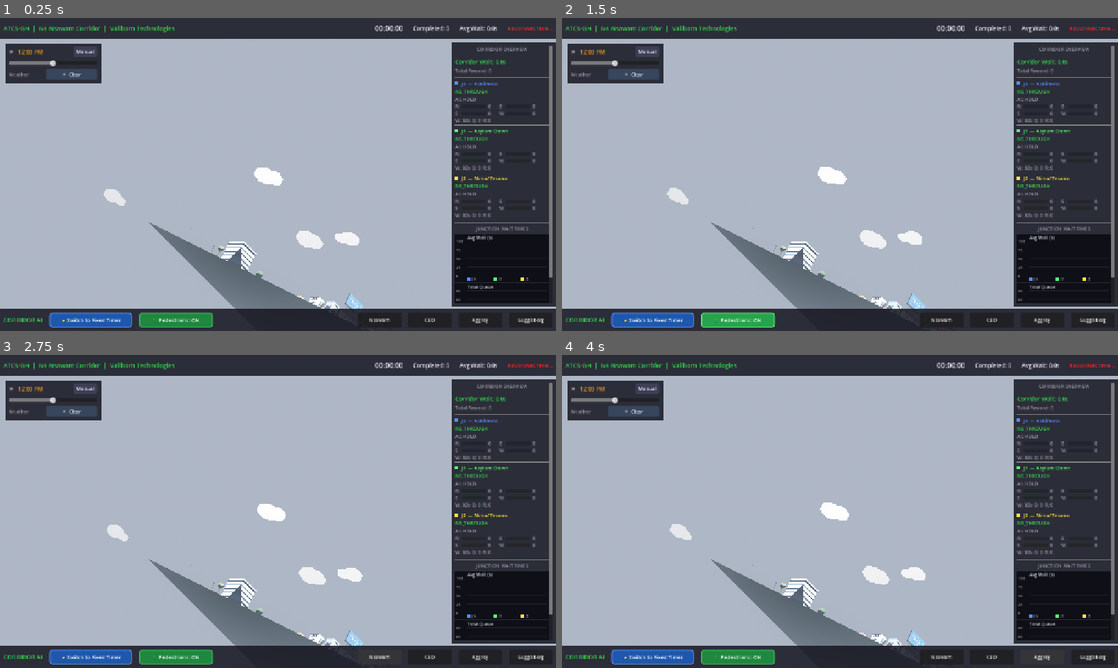
Above: before the commit, frames 1-4 (two rows, left to right).
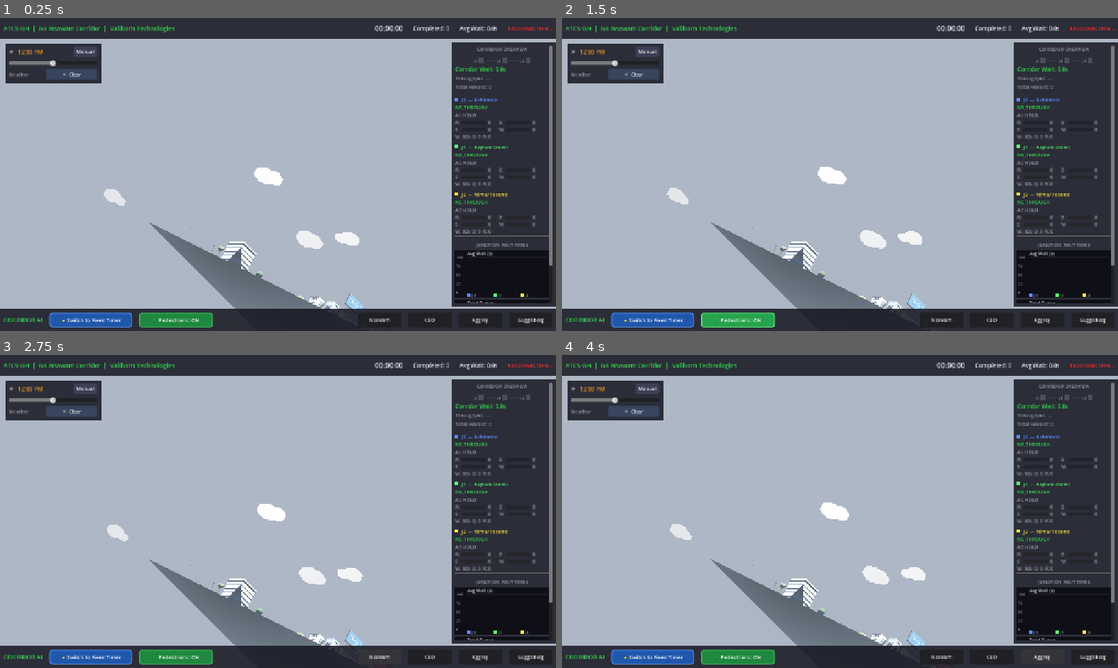
Above: after the commit, the same moments.

Repository: Bigbee-x/ATCS-GH
Game: Godot game, scene res://scenes/CorridorMain.tscn
The game is run twice, just before and just after one commit, with the same random seed, the same clock (stepped at 60 frames per second) and the same inputs. This scene is started directly instead of the project's main scene.
Inputs:
- Up to frame 1 (0.25 s): no input
- Up to frame 2 (1.5 s): click "🚶 Pedestrians: ON" at 0.5 s; click "🚶 Pedestrians: OFF" at 1.25 s
- Up to frame 3 (2.75 s): click "Nsawam" at 2 s
- Up to frame 4 (4 s): click "CBD" at 2.75 s; click "Aggrey" at 3.5 s

The runs differ from the first frame. In frame 1, 3.0% of the frame differs, in the area x 81-100%, y 12-92%; in frame 2, 3.0%; in frame 3, 3.0%; in frame 4, 3.0%.

Commit message:
Corridor overview: green-wave strip, vs-timer badge, phase timers, throughput
Three overview upgrades. (1) Green-wave strip: J0-J1-J2 dots live-colored by phase (green NS_THROUGH / teal NS_LEFT / orange EW / yellow transition), with link segments that glow green when adjacent junctions align their corridor greens -- the learned green wave made visible; dots carry phase+hold tooltips. (2) Live 'vs fixed timer' badge: the server resolves the running route to a scenario label + fixed-timer baseline from data/corridor_baselines.csv and stamps scenario/baseline_wait into every state packet; the UI shows 'Beating fixed timer by N%' (red SLOWER variant if ever behind) once the running average settles (2 sim-min), tooltip = scenario + baseline. corridor_visualizer_server.py gained --route (same convention as baseline/eval) so evening/off-peak can be visualized. (3) Per-junction phase lines now show hold time (NS_THROUGH . 23s, yellow during transitions) and the corridor stats include a rolling last-sim-minute veh/min throughput readout (restart-safe). Validated: py_compile + resolve_scenario unit-checked (morning/evening/offpeak/unknown), server boots with correct banner, UI parse-clean + headless scene load exit 0; verified visually in Godot.

Co-Authored-By: Claude Opus 4.8 <noreply@anthropic.com>

Diff:
--- a/visualizer/scripts/UI.gd
+++ b/visualizer/scripts/UI.gd
@@ -56,6 +56,11 @@
 var _junction_panels: Dictionary = {}       # { "J0": { lbl_phase, lbl_ai, lbl_stats, approach_bars, color }, ... }
 var _lbl_corridor_avg_wait: Label           # Corridor aggregate avg wait
 var _lbl_corridor_reward: Label             # Corridor aggregate reward
+var _lbl_vs_timer: Label                    # "vs fixed timer" performance badge
+var _lbl_throughput: Label                  # Corridor throughput (veh/min)
+var _wave_dots: Dictionary = {}             # { jid: ColorRect } — green-wave strip
+var _wave_links: Array = []                 # 2 ColorRects linking J0—J1—J2
+var _completed_history: Array = []          # [Vector2(sim_time, completed)] for veh/min
 var _right_panel_single: PanelContainer     # Reference to single-junction right panel
 
 # Bottom bar
@@ -317,10 +322,50 @@
 	vbox.add_child(header)
 	vbox.add_child(HSeparator.new())
 
+	# ── Green-wave strip: J0—J1—J2 dots live-colored by phase ────────────
+	# A link segment lights green when BOTH junctions it joins are running
+	# NS_THROUGH — the corridor "green wave" made visible.
+	var wave_center := CenterContainer.new()
+	vbox.add_child(wave_center)
+	var wave_row := HBoxContainer.new()
+	wave_row.add_theme_constant_override("separation", 4)
+	wave_center.add_child(wave_row)
+	for i in range(3):
+		var jid: String = ["J0", "J1", "J2"][i]
+		var tag := _make_label(jid, 9)
+		tag.add_theme_color_override("font_color", TEXT_DIM)
+		wave_row.add_child(tag)
+		var dot := ColorRect.new()
+		dot.custom_minimum_size = Vector2(12, 12)
+		dot.color = Color(0.3, 0.3, 0.35)
+		dot.size_flags_vertical = Control.SIZE_SHRINK_CENTER
+		dot.mouse_filter = Control.MOUSE_FILTER_PASS   # enable tooltips
+		wave_row.add_child(dot)
+		_wave_dots[jid] = dot
+		if i < 2:
+			var link := ColorRect.new()
+			link.custom_minimum_size = Vector2(22, 3)
+			link.color = Color(0.25, 0.25, 0.3)
+			link.size_flags_vertical = Control.SIZE_SHRINK_CENTER
+			wave_row.add_child(link)
+			_wave_links.append(link)
+
 	# ── Corridor aggregate stats ──────────────────────────────────────────
 	_lbl_corridor_avg_wait = _make_label("Corridor Wait: 0.0s", 13)
 	_lbl_corridor_avg_wait.add_theme_color_override("font_color", ACCENT_GREEN)
 	vbox.add_child(_lbl_corridor_avg_wait)
+
+	# "vs fixed timer" badge — the headline stat (hidden until the running
+	# average settles and the server has sent a baseline for the scenario)
+	_lbl_vs_timer = _make_label("", 12)
+	_lbl_vs_timer.add_theme_color_override("font_color", ACCENT_GREEN)
+	_lbl_vs_timer.mouse_filter = Control.MOUSE_FILTER_PASS
+	_lbl_vs_timer.visible = false
+	vbox.add_child(_lbl_vs_timer)
+
+	_lbl_throughput = _make_label("Throughput: —", 11)
+	_lbl_throughput.add_theme_color_override("font_color", TEXT_DIM)
+	vbox.add_child(_lbl_throughput)
 
 	_lbl_corridor_reward = _make_label("Total Reward: 0", 11)
 	_lbl_corridor_reward.add_theme_color_override("font_color", TEXT_DIM)
@@ -1036,6 +1081,40 @@
 	if _lbl_corridor_reward:
 		_lbl_corridor_reward.text = "Total Reward: %.0f" % corridor_total_reward
 
+	# ── "vs fixed timer" badge ────────────────────────────────────────────
+	# Compare the live corridor wait against the scenario's recorded
+	# fixed-timer baseline (sent by the server). Wait for the running average
+	# to settle (2 sim-minutes) so the badge doesn't open on a meaningless 100%.
+	var sim_time: float = float(data.get("sim_time", data.get("step", 0.0)))
+	var baseline_wait: float = float(data.get("baseline_wait", 0.0))
+	if _lbl_vs_timer:
+		if baseline_wait > 0.0 and sim_time >= 120.0:
+			var pct: float = (1.0 - corridor_avg_wait / baseline_wait) * 100.0
+			if pct >= 0.0:
+				_lbl_vs_timer.text = "Beating fixed timer by %d%%" % int(round(pct))
+				_lbl_vs_timer.add_theme_color_override("font_color", ACCENT_GREEN)
+			else:
+				_lbl_vs_timer.text = "%d%% SLOWER than fixed timer" % int(round(-pct))
+				_lbl_vs_timer.add_theme_color_override("font_color", ACCENT_RED)
+			_lbl_vs_timer.tooltip_text = "scenario: %s — fixed-timer baseline %.1fs" % [
+				str(data.get("scenario", "?")), baseline_wait]
+			_lbl_vs_timer.visible = true
+		else:
+			_lbl_vs_timer.visible = false
+
+	# ── Throughput (veh/min over the last sim-minute) ────────────────────
+	var completed: float = float(data.get("vehicles_completed", 0))
+	if not _completed_history.is_empty() and _completed_history.back().x > sim_time:
+		_completed_history.clear()   # sim restarted — drop the stale window
+	_completed_history.append(Vector2(sim_time, completed))
+	while _completed_history.size() > 2 and _completed_history[0].x < sim_time - 60.0:
+		_completed_history.pop_front()
+	if _lbl_throughput:
+		var span: float = sim_time - _completed_history[0].x
+		if span >= 10.0:
+			var rate: float = (completed - _completed_history[0].y) * 60.0 / span
+			_lbl_throughput.text = "Throughput: %.0f veh/min" % maxf(rate, 0.0)
+
 	# Mode indicator — update from control_mode in packet
 	var control_mode: String = data.get("control_mode", _current_control_mode)
 	if control_mode != _current_control_mode:
@@ -1059,17 +1138,36 @@
 		var jdata: Dictionary = junctions_data[jid]
 		var jp: Dictionary = _junction_panels[jid]
 
-		# Phase
+		# Phase — name plus how long it has been held; yellow while transitioning
 		var phase_name: String = jdata.get("phase_name", "UNKNOWN")
+		var phase_timer: int = int(jdata.get("phase_timer", 0))
+		var in_yellow: bool = bool(jdata.get("in_yellow", false))
 		var lbl_phase: Label = jp["lbl_phase"]
-		lbl_phase.text = phase_name
-		# Color-code phase
-		if phase_name.begins_with("NS"):
+		lbl_phase.text = "%s · %ds" % [phase_name, phase_timer]
+		# Color-code phase (yellow transition wins)
+		if in_yellow or phase_name.contains("YELLOW"):
+			lbl_phase.add_theme_color_override("font_color", Color(1.0, 0.85, 0.25))
+		elif phase_name.begins_with("NS"):
 			lbl_phase.add_theme_color_override("font_color", ACCENT_GREEN)
 		elif phase_name.begins_with("EW"):
 			lbl_phase.add_theme_color_override("font_color", ACCENT_ORANGE)
 		else:
 			lbl_phase.add_theme_color_override("font_color", TEXT_DIM)
+
+		# Green-wave strip dot — phase-colored (corridor direction = green)
+		if _wave_dots.has(jid):
+			var dot: ColorRect = _wave_dots[jid]
+			if in_yellow or phase_name.contains("YELLOW"):
+				dot.color = Color(1.0, 0.85, 0.25)
+			elif phase_name == "NS_THROUGH":
+				dot.color = Color(0.25, 0.95, 0.4)      # corridor green
+			elif phase_name == "NS_LEFT":
+				dot.color = Color(0.2, 0.75, 0.6)       # teal — NS but not through
+			elif phase_name.begins_with("EW"):
+				dot.color = ACCENT_ORANGE
+			else:
+				dot.color = Color(0.3, 0.3, 0.35)
+			dot.tooltip_text = "%s: %s (%ds)" % [jid, phase_name, phase_timer]
 
 		# AI / Fixed Timer decision
 		var ai_decision: String = jdata.get("ai_decision", "HOLD")
@@ -1132,6 +1230,16 @@
 			_chart_wait.add_point(chart_keys[i], avg_w)
 		if _chart_queue:
 			_chart_queue.add_point(chart_keys[i], total_q)
+
+	# ── Green-wave links: light up when adjacent junctions align NS_THROUGH ──
+	for li in range(_wave_links.size()):
+		var a: Dictionary = junctions_data.get(["J0", "J1", "J2"][li], {})
+		var b: Dictionary = junctions_data.get(["J0", "J1", "J2"][li + 1], {})
+		var wave_on: bool = (
+			a.get("phase_name", "") == "NS_THROUGH" and not bool(a.get("in_yellow", false))
+			and b.get("phase_name", "") == "NS_THROUGH" and not bool(b.get("in_yellow", false)))
+		var link: ColorRect = _wave_links[li]
+		link.color = Color(0.25, 0.95, 0.4) if wave_on else Color(0.25, 0.25, 0.3)
 
 	# (Ambulance feature removed 2026-06-13 — no per-junction emergency banner.
 	#  The banner node is retained for the wrong-server warning.)
@@ -1208,6 +1316,15 @@
 			_lbl_corridor_avg_wait.add_theme_color_override("font_color", ACCENT_GREEN)
 		if _lbl_corridor_reward:
 			_lbl_corridor_reward.text = "Total Reward: 0"
+		if _lbl_vs_timer:
+			_lbl_vs_timer.visible = false
+		if _lbl_throughput:
+			_lbl_throughput.text = "Throughput: —"
+		_completed_history.clear()
+		for jid in _wave_dots:
+			_wave_dots[jid].color = Color(0.3, 0.3, 0.35)
+		for link in _wave_links:
+			link.color = Color(0.25, 0.25, 0.3)
 		for jid in _junction_panels:
 			var jp: Dictionary = _junction_panels[jid]
 			jp["lbl_phase"].text = "NS_THROUGH"
Not shown, changed: CLAUDE.md
Not shown, changed: scripts/corridor_visualizer_server.py
